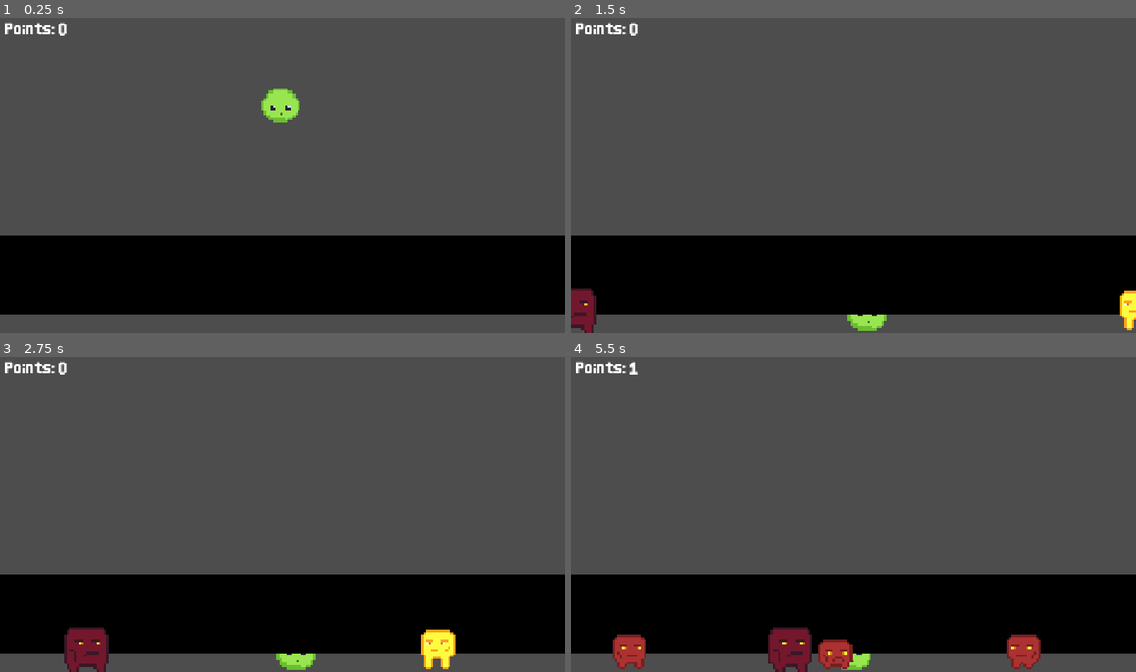
Above: before the commit, frames 1-4 (two rows, left to right).
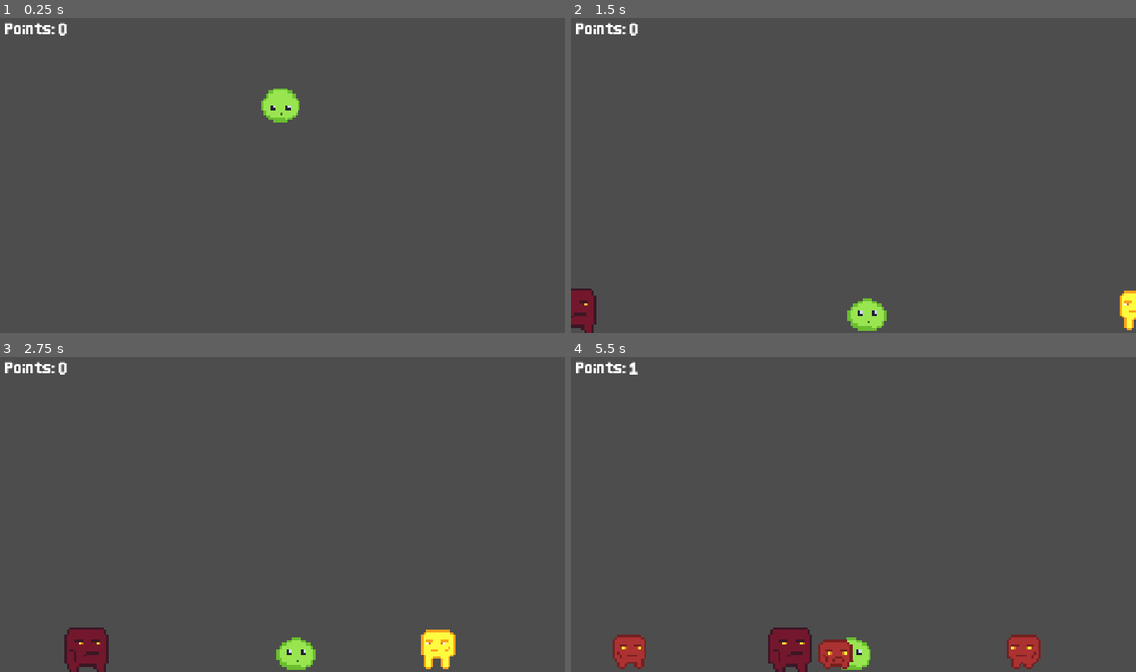
Above: after the commit, the same moments.

Repository: gnampfkuchen-oss/King-of-Blob
Game: Godot game, scene res://Scenes/main.tscn
Same seed, same stepped clock (60 frames per second), same inputs: the game is played once before the commit and once after it.
Inputs:
- Up to frame 1 (0.25 s): no input
- Up to frame 2 (1.5 s): hold Right (right) from 0.53 s (still down)
- Up to frame 3 (2.75 s): release Right (right) at 2.03 s; hold Left (left) from 2.03 s (still down)
- Up to frame 4 (5.5 s): release Left (left) at 2.78 s; hold Right (right) 2.78-4.28 s; hold Left (left) 4.28-5.03 s; hold Right (right) from 5.03 s (still down)

The runs differ from the first frame. In frame 1, 25% of the frame differs, in the area x 0-100%, y 69-95%; in frame 2, 25%; in frame 3, 24%; in frame 4, 24%.

Commit message:
Added

Diff:
--- a/new-game-project/Scenes/main.tscn
+++ b/new-game-project/Scenes/main.tscn
@@ -10,7 +10,6 @@
 [ext_resource type="PackedScene" uid="uid://f060nnwkta4y" path="res://Scenes/enemy1_R.tscn" id="5_kry3j"]
 [ext_resource type="PackedScene" uid="uid://cciumh5q0bcnf" path="res://Scenes/enemy2_L.tscn" id="8_6iyac"]
 [ext_resource type="PackedScene" uid="uid://b883yfm6et4hi" path="res://Scenes/enemy3_L.tscn" id="9_fdnlq"]
-[ext_resource type="Texture2D" uid="uid://5m312187sst3" path="res://Assets/Graphics/test.png" id="11_d1ilt"]
 
 [sub_resource type="RectangleShape2D" id="RectangleShape2D_23856"]
 size = Vector2(24.75, 14)
@@ -55,11 +54,6 @@
 offset_right = -19.0
 offset_bottom = 19.0
 
-[node name="Test" type="Sprite2D" parent="." unique_id=1580652969]
-position = Vector2(556, 548.99994)
-scale = Vector2(5, 5)
-texture = ExtResource("11_d1ilt")
-
 [connection signal="timeout" from="Spawner L/Timer" to="Spawner L" method="_on_timer_timeout"]
 [connection signal="point" from="Player" to="." method="_on_player_point"]
 [connection signal="timeout" from="Spawner R/Timer" to="Spawner R" method="_on_timer_timeout"]
--- a/new-game-project/Scripts/enemy_3_L.gd
+++ b/new-game-project/Scripts/enemy_3_L.gd
@@ -24,10 +24,12 @@
 		speed = 0
 		await get_tree().create_timer(0.3).timeout
 		var instanz1 = szene.instantiate()
+		instanz1.name = "enemy1"
 		instanz1.global_position = Vector2(global_position.x, global_position.y + 20)
 		get_parent().call_deferred("add_child", instanz1)
 
 		var instanz2 = szene.instantiate()
+		instanz2.name = "enemy1"
 		instanz2.global_position = Vector2(global_position.x, global_position.y + 20)
 		get_parent().call_deferred("add_child", instanz2)
 		queue_free()
--- a/new-game-project/Scripts/enemy_3_R.gd
+++ b/new-game-project/Scripts/enemy_3_R.gd
@@ -26,10 +26,12 @@
 		await get_tree().create_timer(0.3).timeout
 
 		var instanz1 = szene.instantiate()
+		instanz1.name = "enemy1"
 		instanz1.global_position = Vector2(global_position.x, global_position.y + 20)
 		get_parent().call_deferred("add_child", instanz1)
 
 		var instanz2 = szene.instantiate()
+		instanz2.name = "enemy1"
 		instanz2.global_position = Vector2(global_position.x, global_position.y + 20)
 		get_parent().call_deferred("add_child", instanz2)
 		queue_free()
--- a/new-game-project/Scripts/spawner_l.gd
+++ b/new-game-project/Scripts/spawner_l.gd
@@ -23,10 +23,13 @@
 	var enemy = 1
 	if (num == 1):
 		enemy = spawn_scene1.instantiate()
+		enemy.name = "enemy1"
 	elif (num == 2):
 		enemy = spawn_scene2.instantiate()
+		enemy.name = "enemy2"
 	elif (num == 3):
 		enemy = spawn_scene3.instantiate()
+		enemy.name = "enemy3"
 	enemy.global_position = global_position
 	get_parent().add_child(enemy)
 	start_random_timer()
